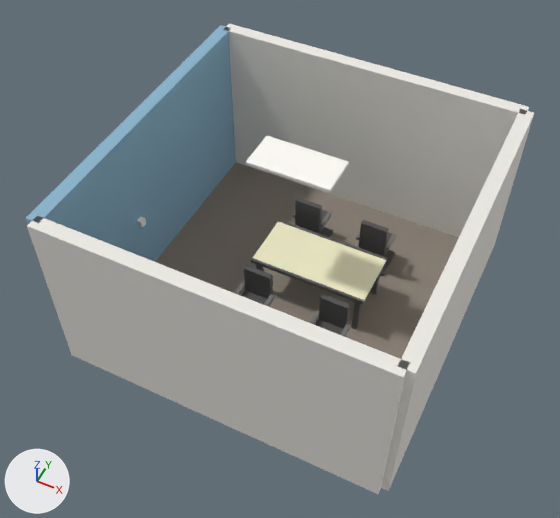
The Blender file blend/scene0494_00.blend, before and after one commit.
The view is the same before and after, from a 50 mm camera at (3.24, -6.97, 9.39) aimed at (-0.09, -0.32, 1.08). Lighting does not change. The marker at lower left points along +X, +Y and +Z. The older version comes first.

Objects in the first picture: 'Ceiling_Light_Panel', 'Chair_1_Back', 'Chair_2_Back', 'Chair_3_Back', 'Chair_4_Back', 'Floor', 'Table_Edge_Front', 'Table_Top', 'Wall_Back', 'Wall_Front', 'Wall_Left', 'Wall_Right' and 16 more.
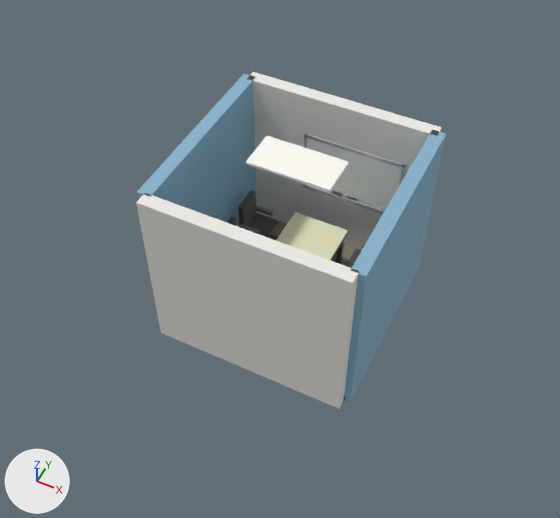
Where the newer file only moved an object's origin or applied its transform, the numbers keep the older frame.

Pixel boxes (x1, y1, x2, y2) of what changed, in the pictures (560 x 518 px; the box of a moved part takes in the faces that stretch with it):
'Wall_Front', moved, rescaled (42% narrower, 22% shorter): before (27, 215, 410, 494); after (136, 193, 359, 409)
'Wall_Back', moved, rescaled (36% narrower, 16% shorter): before (223, 24, 529, 237); after (247, 72, 442, 250)
'Wall_Left', moved, rescaled: before (26, 25, 236, 262); after (137, 74, 257, 227)
'Floor', rescaled (mostly hidden afterwards): before (155, 162, 459, 491); after (258, 213, 362, 403)
'Wall_Right', recoloured, moved, rescaled (33% narrower, 29% shorter): before (381, 109, 534, 491); after (344, 130, 446, 402)
part 6 of me_cube_025, moved or reshaped: before (253, 222, 386, 301); after (276, 212, 348, 260)
part 7 of me_cube_026, moved or reshaped: before (251, 258, 364, 305); after (331, 233, 348, 260)
'Whiteboard_Surface', unchanged, uncovered by the edit: after (307, 138, 402, 209)

The change, as a list of edits to the scene's bpy script:
```text
Change me_cube:
    used by ob_floor; location = (0.0, 0.0, -0.05); scale = (2.4, 2.4, 0.05)
    remove me_cube.from_pydata(...)  # 8 vertices, 6 faces; spans x -1.0..1.0, y -1.0..1.0, z -1.0..1.0
    add me_cube.from_pydata(...)  # 8 vertices, 6 faces; spans x -0.6..0.6, y -0.59..0.59, z -1.0..1.0
    me_cube part 1: the whole mesh is scaled about its middle by (0.604, 0.59, 1)
Change me_cube_002:
    used by ob_wall_back; location = (0.0, 2.4, 1.35); scale = (2.4, 0.1, 1.35)
    remove me_cube_002.from_pydata(...)  # 8 vertices, 6 faces; spans x -1.0..1.0, y -1.0..1.0, z -1.0..1.0
    add me_cube_002.from_pydata(...)  # 8 vertices, 6 faces; spans x -0.6..0.6, y -10.85..-8.85, z -1.0..1.0
    me_cube_002 part 2: the whole mesh is scaled about its middle by (0.604, 1, 1), then moved by (0.0, -9.85, 0.0)
Change me_cube_003:
    used by ob_wall_front; location = (0.0, -2.4, 1.35); scale = (2.4, 0.1, 1.35)
    remove me_cube_003.from_pydata(...)  # 8 vertices, 6 faces; spans x -1.0..1.0, y -1.0..1.0, z -1.0..1.0
    add me_cube_003.from_pydata(...)  # 8 vertices, 6 faces; spans x -0.6..0.6, y 8.23..10.23, z -1.0..1.0
    me_cube_003 part 3: the whole mesh is scaled about its middle by (0.604, 1, 1), then moved by (0.0, 9.23, 0.0)
Change me_cube_004:
    used by ob_wall_right; location = (2.4, 0.0, 1.35); scale = (0.1, 2.4, 1.35)
    remove me_cube_004.from_pydata(...)  # 8 vertices, 6 faces; spans x -1.0..1.0, y -1.0..1.0, z -1.0..1.0
    remove me_cube_004.materials.append(mat_m_wall_white)  # white #edebe5
    add me_cube_004.from_pydata(...)  # 8 vertices, 6 faces; spans x -10.5..-8.5, y -0.59..0.59, z -1.0..1.0
    me_cube_004 part 4: the whole mesh is scaled about its middle by (1, 0.59, 1), then moved by (-9.5, 0.0, 0.0)
    add me_cube_004.materials.append(mat_m_wall_blue)  # blue #89b3cb
Change me_cube_005:
    used by ob_wall_left; location = (-2.4, 0.0, 1.35); scale = (0.1, 2.4, 1.35)
    remove me_cube_005.from_pydata(...)  # 8 vertices, 6 faces; spans x -1.0..1.0, y -1.0..1.0, z -1.0..1.0
    add me_cube_005.from_pydata(...)  # 8 vertices, 6 faces; spans x 8.5..10.5, y -0.59..0.59, z -1.0..1.0
    me_cube_005 part 5: the whole mesh is scaled about its middle by (1, 0.59, 1), then moved by (9.5, 0.0, 0.0)
Change me_cube_025:
    used by ob_table_top; location = (0.3, 0.2, 0.73); scale = (0.9, 0.45, 0.02)
    remove me_cube_025.from_pydata(...)  # 8 vertices, 6 faces; spans x -1.0..1.0, y -1.0..1.0, z -1.0..1.0
    add me_cube_025.from_pydata(...)  # 8 vertices, 6 faces; spans x -0.83..0.17, y -1.07..1.64, z -1.0..1.0
    me_cube_025 part 6
    me_cube_025.vertices[0].co: (-1.0, -1.0, -1.0) -> (0.17, -1.07, -1.0)  # pixel (251, 260) -> not seen
    me_cube_025.vertices[1].co: (-1.0, -1.0, 1.0) -> (0.17, -1.07, 1.0)  # pixel (251, 259) -> not seen
    me_cube_025.vertices[2].co: (-1.0, 1.0, -1.0) -> (-0.83, -1.07, -1.0)  # pixel (278, 222) -> not seen
    me_cube_025.vertices[3].co: (-1.0, 1.0, 1.0) -> (-0.83, -1.07, 1.0)  # pixel (278, 220) -> not seen
    me_cube_025.vertices[4].co: (1.0, -1.0, -1.0) -> (0.17, 1.64, -1.0)  # pixel (363, 303) -> pixel (347, 232)
    me_cube_025.vertices[5].co: (1.0, -1.0, 1.0) -> (0.17, 1.64, 1.0)  # pixel (363, 301) -> pixel (347, 230)
    me_cube_025.vertices[6].co: (1.0, 1.0, -1.0) -> (-0.83, 1.64, -1.0)  # pixel (386, 260) -> pixel (295, 213)
    me_cube_025.vertices[7].co: (1.0, 1.0, 1.0) -> (-0.83, 1.64, 1.0)  # pixel (386, 259) -> pixel (295, 212)
Change me_cube_026:
    used by ob_table_edge_front; location = (0.3, -0.25, 0.73); scale = (0.9, 0.02, 0.03)
    remove me_cube_026.from_pydata(...)  # 8 vertices, 6 faces; spans x -1.0..1.0, y -1.0..1.0, z -1.0..1.0
    add me_cube_026.from_pydata(...)  # 8 vertices, 6 faces; spans x 0.12..0.17, y -1.5..59.5, z -2.0..0.0
    me_cube_026 part 7
    me_cube_026.vertices[0].co: (-1.0, -1.0, -1.0) -> (0.17, -1.5, -2.0)  # pixel (251, 262) -> not seen
    me_cube_026.vertices[1].co: (-1.0, -1.0, 1.0) -> (0.17, -1.5, 0.0)  # pixel (250, 259) -> not seen
    me_cube_026.vertices[2].co: (-1.0, 1.0, -1.0) -> (0.12, -1.5, -2.0)
    me_cube_026.vertices[3].co: (-1.0, 1.0, 1.0) -> (0.12, -1.5, 0.0)  # pixel (252, 257) -> not seen
    me_cube_026.vertices[4].co: (1.0, -1.0, -1.0) -> (0.17, 59.5, -2.0)  # pixel (362, 304) -> pixel (347, 234)
    me_cube_026.vertices[5].co: (1.0, -1.0, 1.0) -> (0.17, 59.5, 0.0)  # pixel (362, 301) -> pixel (347, 231)
    me_cube_026.vertices[6].co: (1.0, 1.0, -1.0) -> (0.12, 59.5, -2.0)  # pixel (363, 302) -> not seen
    me_cube_026.vertices[7].co: (1.0, 1.0, 1.0) -> (0.12, 59.5, 0.0)  # pixel (364, 299) -> pixel (345, 230)
```
